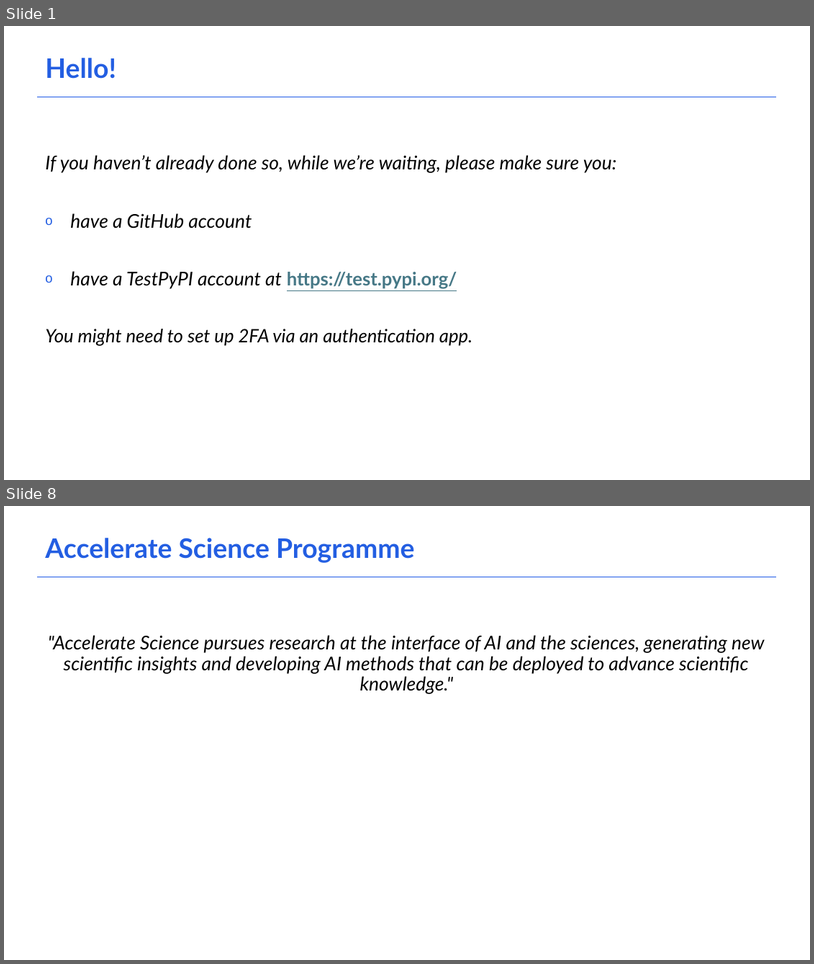
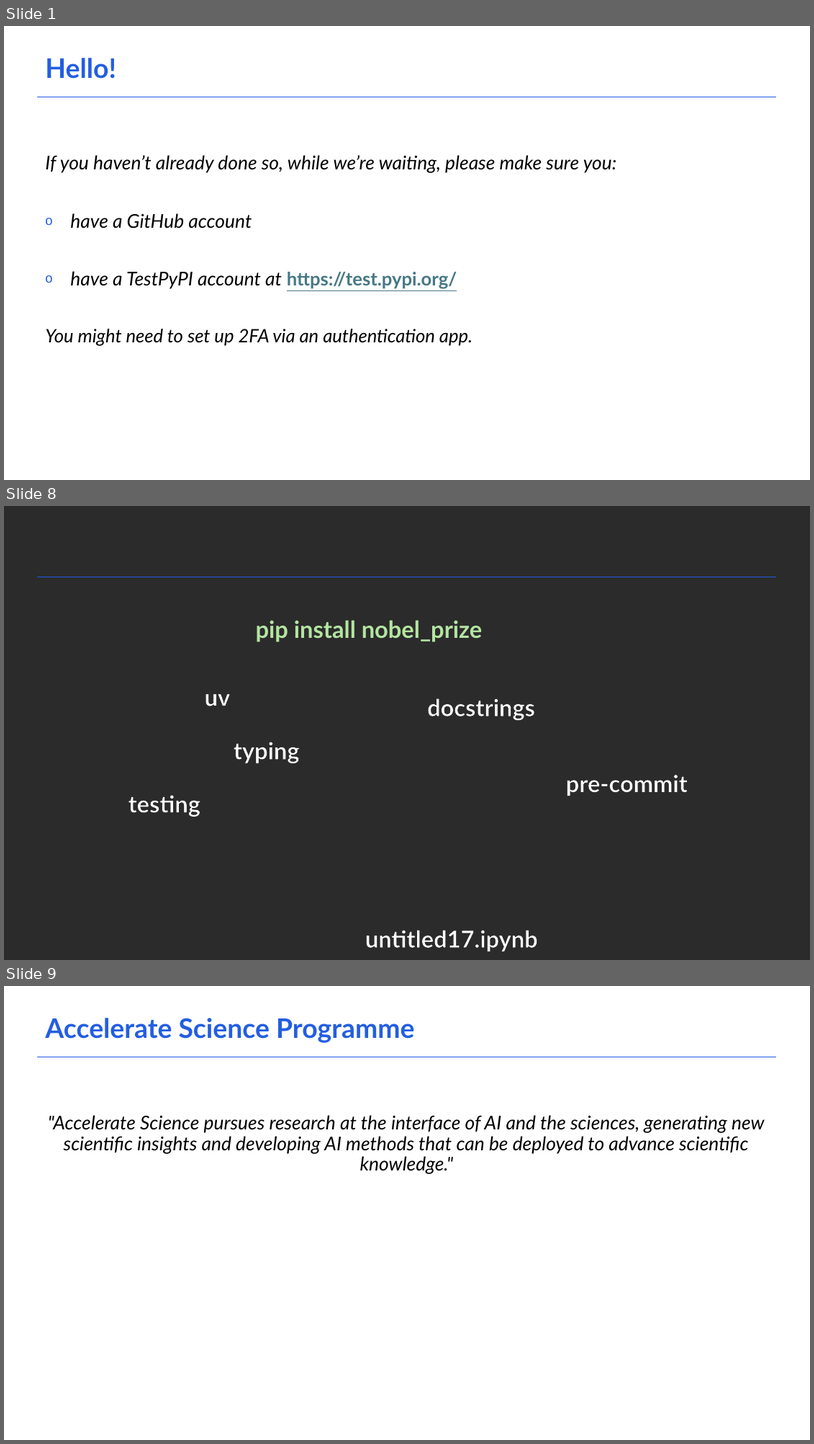
Before and after one commit to acceleratescience/resource-hub, a slide deck: packaging-publishing/Slides/1_introduction.pptx. Shown one above the other, each under a label of ours: slides 1 and 8 before the commit, slides 1, 8 and 9 after it; the slides between them are not shown. The pictures are 814x964 and 814x1444 pixels, drawn with LibreOffice and Linux fonts; fonts in the diff are those of the drawing; background and template pictures are left out; a plain dark background stands for a picture behind light text. Boxes give left, top, right and bottom in pixels: in the first picture for what was removed or moved away, otherwise in the second. Text is boxed around its words. In the diff, an @@ line names an element or a change of style, - is before the commit and + after.

```diff
--- a/packaging-publishing/Slides/1_introduction.pptx
+++ b/packaging-publishing/Slides/1_introduction.pptx
@@ slide 8 added at <box>4,506,810,960</box>, background picture (left out); not listed: 1 template element that a slide beside it also shows @@
@@ text added at <box>256,620,483,642</box>, 28 pt, text #B4E5A2, bold @@
+pip install nobel_prize
@@ text added at <box>205,694,231,706</box>, 28 pt, text #FFFFFF, bold @@
+uv
@@ text added at <box>427,698,535,721</box>, 28 pt, text #FFFFFF, bold @@
+docstrings
@@ text added at <box>234,742,300,763</box>, 28 pt, text #FFFFFF, bold @@
+typing
@@ text added at <box>566,775,688,795</box>, 28 pt, text #FFFFFF, bold @@
+pre-commit
@@ text added at <box>129,795,201,816</box>, 28 pt, text #FFFFFF, bold @@
+testing
@@ text added at <box>365,930,538,951</box>, 28 pt, text #FFFFFF, bold @@
+untitled17.ipynb
@@ what was slide 8 is now slide 9 @@
```
Also in this commit, not shown: 1 other slide added, 1 slide removed, 8 other files.
